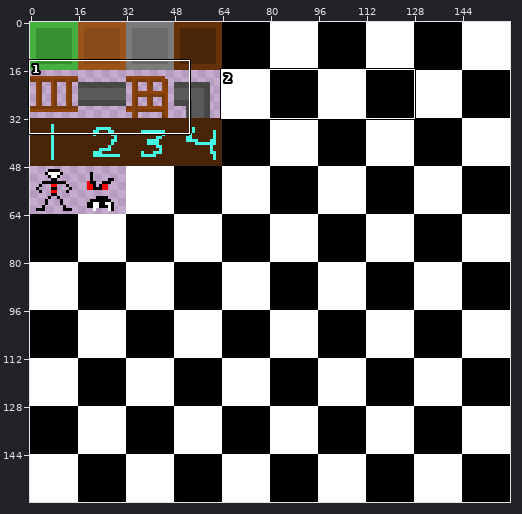
Two versions of one sprite sheet, res/textures/sprite_sheet.png. Above: a wide view before the commit, with the close-up outlined.
Close-up. Before:
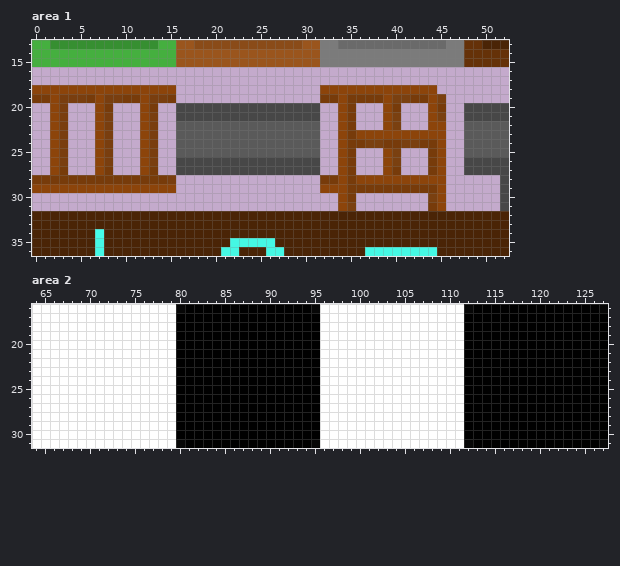
The file is 160x160 pixels. Colours within 5 levels of each other are drawn and written as one. Shown: area 1: x 0..52, y 13..36; area 2: x 64..127, y 16..31.
Now the later version:
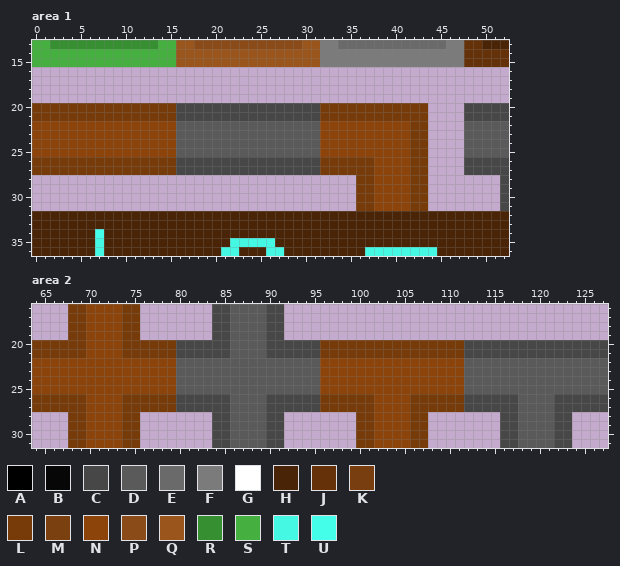
Palette (. is transparent): A #000000  B #070707  C #474747  D #5a5a5a  E #6a6a6a  F #7b7b7b  G #ffffff  H #4a2406  J #653108  K #773b0af8  L #773b0a  M #7a4010  N #8c440a  P #8a4b18  Q #9a551d  R #368f31  S #45af3f  T #45f8e4  U #45feea
The exact change:
--- area 1
@@ x 0..52 @@
 17 .....................................................
-18 NNNNNNNNNNNNNNNN................NNNNNNNNNNNNN........
-19 LLNKKKLNKKLLNKKL................LLNLLLLNMMLLNM.......
-20 ..NK...NL...NL..CCCCCCCCCCCCCCCC..NL...NL...NL..CCCCC
-21 ..NK...NK...NK..CCCCCCCCCCCCCCCC..NL...NM...NM..CCCCC
-22 ..NK...NK...NK..DDDDDDDDDDDDDDDD..NL...NM...NN..DDDDD
-23 ..NK...NK...NK..DDDDDDDDDDDDDDDD..NLNNNNNNNNNN..DDDDD
-24 ..NK...NK...NK..DDDDDDDDDDDDDDDD..NLLMMLLMMLLN..DDDDD
-25 ..NK...NK...NK..DDDDDDDDDDDDDDDD..NL...NM...LN..DDDDD
-26 ..NK...NK...NK..CCCCCCCCCCCCCCCC..NL...NM...LN..CCCCC
-27 ..NL...NL...NL..CCCCCCCCCCCCCCCC..NL...NL...LN..CCCCC
-28 LLLLLLLLLLLLLLLK................LLNLNNNNNNNNNN......C
-29 NNNNNNNNNNNNNNNN................NNNLLLLLLLLLLN......C
-30 ..................................NL........MN......C
-31 ..................................NM........LN......C
+18 .....................................................
+19 .....................................................
+20 LLLLLLLLLLLLLLLLCCCCCCCCCCCCCCCCLLLLLLLLLLLL....CCCCC
+21 LLLLLLLLLLLLLLLLCCCCCCCCCCCCCCCCLLLLLLLLLLLL....CCCCC
+22 NNNNNNNNNNNNNNNNDDDDDDDDDDDDDDDDNNNNNNNNNNLL....DDDDD
+23 NNNNNNNNNNNNNNNNDDDDDDDDDDDDDDDDNNNNNNNNNNLL....DDDDD
+24 NNNNNNNNNNNNNNNNDDDDDDDDDDDDDDDDNNNNNNNNNNLL....DDDDD
+25 NNNNNNNNNNNNNNNNDDDDDDDDDDDDDDDDNNNNNNNNNNLL....DDDDD
+26 LLLLLLLLLLLLLLLLCCCCCCCCCCCCCCCCLLLLLLNNNNLL....CCCCC
+27 LLLLLLLLLLLLLLLLCCCCCCCCCCCCCCCCLLLLLLNNNNLL....CCCCC
+28 ....................................LLNNNNLL........C
+29 ....................................LLNNNNLL........C
+30 ....................................LLNNNNLL........C
+31 ....................................LLNNNNLL........C
 32 HHHHHHHHHHHHHHHHHHHHHHHHHHHHHHHHHHHHHHHHHHHHHHHHHHHHH
--- area 2
@@ x 64..127 @@
-16 GGGGGGGGGGGGGGGGBAAAAAAAAAAAAAABGGGGGGGGGGGGGGGGBAAAAAAAAAAAAAAB
-17 GGGGGGGGGGGGGGGGAAAAAAAAAAAAAAAAGGGGGGGGGGGGGGGGAAAAAAAAAAAAAAAA
-18 GGGGGGGGGGGGGGGGAAAAAAAAAAAAAAAAGGGGGGGGGGGGGGGGAAAAAAAAAAAAAAAA
-19 GGGGGGGGGGGGGGGGAAAAAAAAAAAAAAAAGGGGGGGGGGGGGGGGAAAAAAAAAAAAAAAA
-20 GGGGGGGGGGGGGGGGAAAAAAAAAAAAAAAAGGGGGGGGGGGGGGGGAAAAAAAAAAAAAAAA
-21 GGGGGGGGGGGGGGGGAAAAAAAAAAAAAAAAGGGGGGGGGGGGGGGGAAAAAAAAAAAAAAAA
-22 GGGGGGGGGGGGGGGGAAAAAAAAAAAAAAAAGGGGGGGGGGGGGGGGAAAAAAAAAAAAAAAA
-23 GGGGGGGGGGGGGGGGAAAAAAAAAAAAAAAAGGGGGGGGGGGGGGGGAAAAAAAAAAAAAAAA
-24 GGGGGGGGGGGGGGGGAAAAAAAAAAAAAAAAGGGGGGGGGGGGGGGGAAAAAAAAAAAAAAAA
-25 GGGGGGGGGGGGGGGGAAAAAAAAAAAAAAAAGGGGGGGGGGGGGGGGAAAAAAAAAAAAAAAA
-26 GGGGGGGGGGGGGGGGAAAAAAAAAAAAAAAAGGGGGGGGGGGGGGGGAAAAAAAAAAAAAAAA
-27 GGGGGGGGGGGGGGGGAAAAAAAAAAAAAAAAGGGGGGGGGGGGGGGGAAAAAAAAAAAAAAAA
-28 GGGGGGGGGGGGGGGGAAAAAAAAAAAAAAAAGGGGGGGGGGGGGGGGAAAAAAAAAAAAAAAA
-29 GGGGGGGGGGGGGGGGAAAAAAAAAAAAAAAAGGGGGGGGGGGGGGGGAAAAAAAAAAAAAAAA
-30 GGGGGGGGGGGGGGGGAAAAAAAAAAAAAAAAGGGGGGGGGGGGGGGGAAAAAAAAAAAAAAAA
-31 GGGGGGGGGGGGGGGGBAAAAAAAAAAAAAABGGGGGGGGGGGGGGGGBAAAAAAAAAAAAAAB
+16 ....LLNNNNLL........CCDDDDCC....................................
+17 ....LLNNNNLL........CCDDDDCC....................................
+18 ....LLNNNNLL........CCDDDDCC....................................
+19 ....LLNNNNLL........CCDDDDCC....................................
+20 LLLLLLNNNNLLLLLLCCCCCCDDDDCCCCCCLLLLLLLLLLLLLLLLCCCCCCCCCCCCCCCC
+21 LLLLLLNNNNLLLLLLCCCCCCDDDDCCCCCCLLLLLLLLLLLLLLLLCCCCCCCCCCCCCCCC
+22 NNNNNNNNNNNNNNNNDDDDDDDDDDDDDDDDNNNNNNNNNNNNNNNNDDDDDDDDDDDDDDDD
+23 NNNNNNNNNNNNNNNNDDDDDDDDDDDDDDDDNNNNNNNNNNNNNNNNDDDDDDDDDDDDDDDD
+24 NNNNNNNNNNNNNNNNDDDDDDDDDDDDDDDDNNNNNNNNNNNNNNNNDDDDDDDDDDDDDDDD
+25 NNNNNNNNNNNNNNNNDDDDDDDDDDDDDDDDNNNNNNNNNNNNNNNNDDDDDDDDDDDDDDDD
+26 LLLLLLNNNNLLLLLLCCCCCCDDDDCCCCCCLLLLLLNNNNLLLLLLCCCCCCDDDDCCCCCC
+27 LLLLLLNNNNLLLLLLCCCCCCDDDDCCCCCCLLLLLLNNNNLLLLLLCCCCCCDDDDCCCCCC
+28 ....LLNNNNLL........CCDDDDCC........LLNNNNLL........CCDDDDCC....
+29 ....LLNNNNLL........CCDDDDCC........LLNNNNLL........CCDDDDCC....
+30 ....LLNNNNLL........CCDDDDCC........LLNNNNLL........CCDDDDCC....
+31 ....LLNNNNLL........CCDDDDCC........LLNNNNLL........CCDDDDCC....
